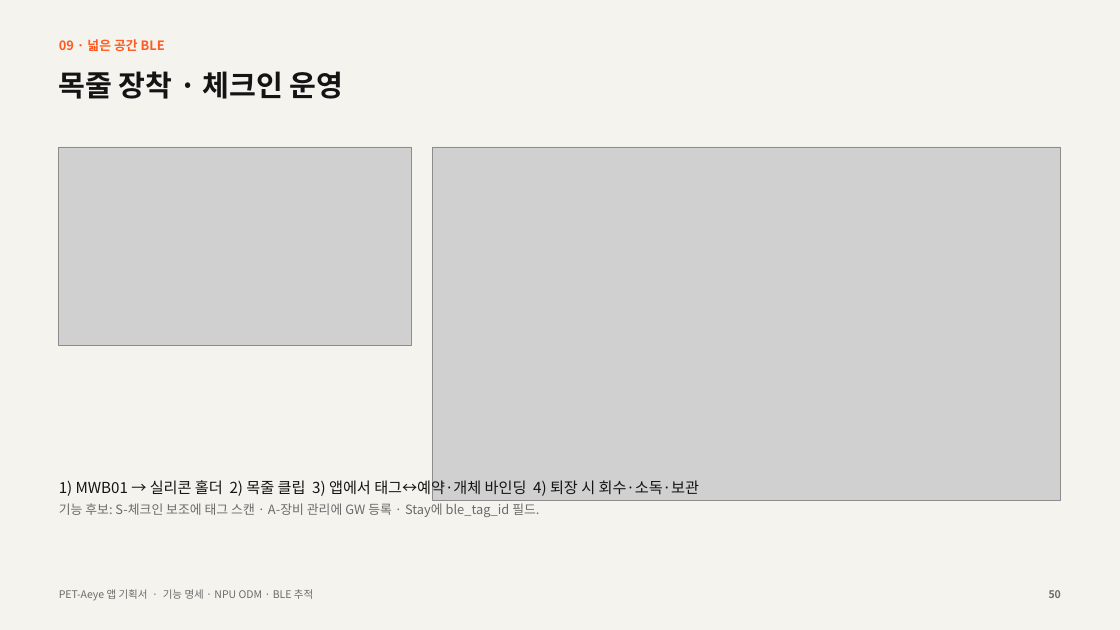
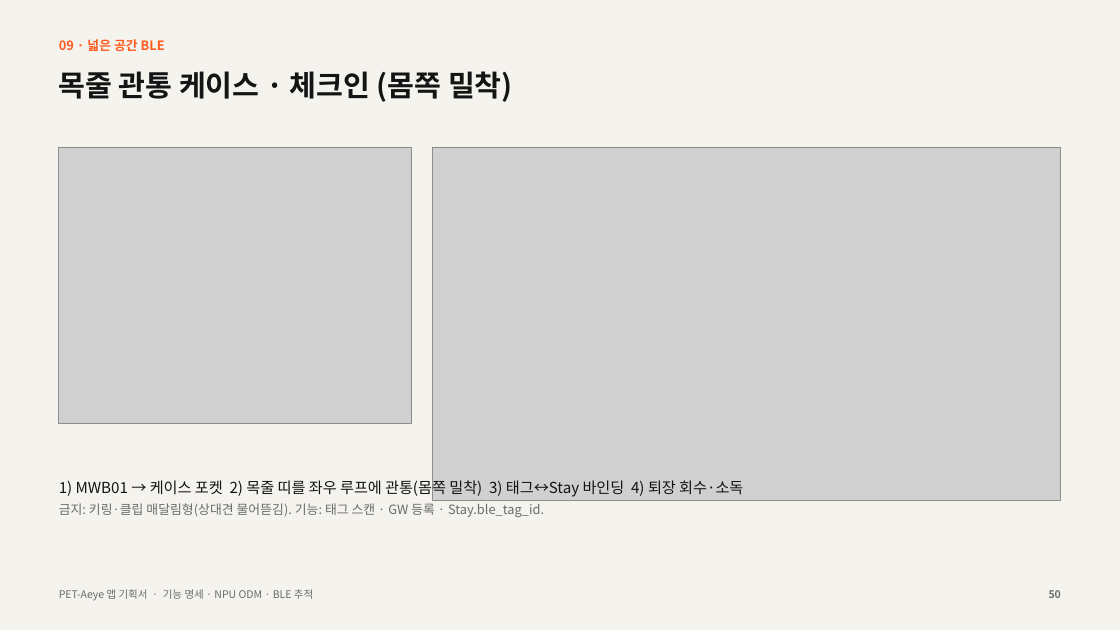
Before and after one commit to kurtkorea/pet-teamjang, a slide deck: slide 50 of doc/PLAN_PET-Aeye_apps_spec_v0.3.pptx. Drawn at 1120x630 pixels with LibreOffice and Linux fonts; fonts in the diff are those of the drawing; grey boxes stand for pictures. Boxes give left, top, right and bottom in pixels: in the first picture for what was removed or moved away, otherwise in the second. Text is boxed around its words. In the diff, an @@ line names an element or a change of style, - is before the commit and + after.

```diff
--- a/doc/PLAN_PET-Aeye_apps_spec_v0.3.pptx
+++ b/doc/PLAN_PET-Aeye_apps_spec_v0.3.pptx
@@ text at (59,71,513,102): text changed @@
-목줄 장착 · 체크인 운영
+목줄 관통 케이스 · 체크인 (몸쪽 밀착)
@@ picture: place and size @@
-picture at (59,147,412,345)
+picture at (59,147,412,424)
@@ text at (59,478,743,517): text changed @@
-1) MWB01 → 실리콘 홀더 2) 목줄 클립 3) 앱에서 태그↔예약·개체 바인딩 4) 퇴장 시 회수·소독·보관
-기능 후보: S-체크인 보조에 태그 스캔 · A-장비 관리에 GW 등록 · Stay에 ble_tag_id 필드.
+1) MWB01 → 케이스 포켓 2) 목줄 띠를 좌우 루프에 관통(몸쪽 밀착) 3) 태그↔Stay 바인딩 4) 퇴장 회수·소독
+금지: 키링·클립 매달림형(상대견 물어뜯김). 기능: 태그 스캔 · GW 등록 · Stay.ble_tag_id.
```
Also in this commit, not shown: 1 other slide changed, 9 other files.
